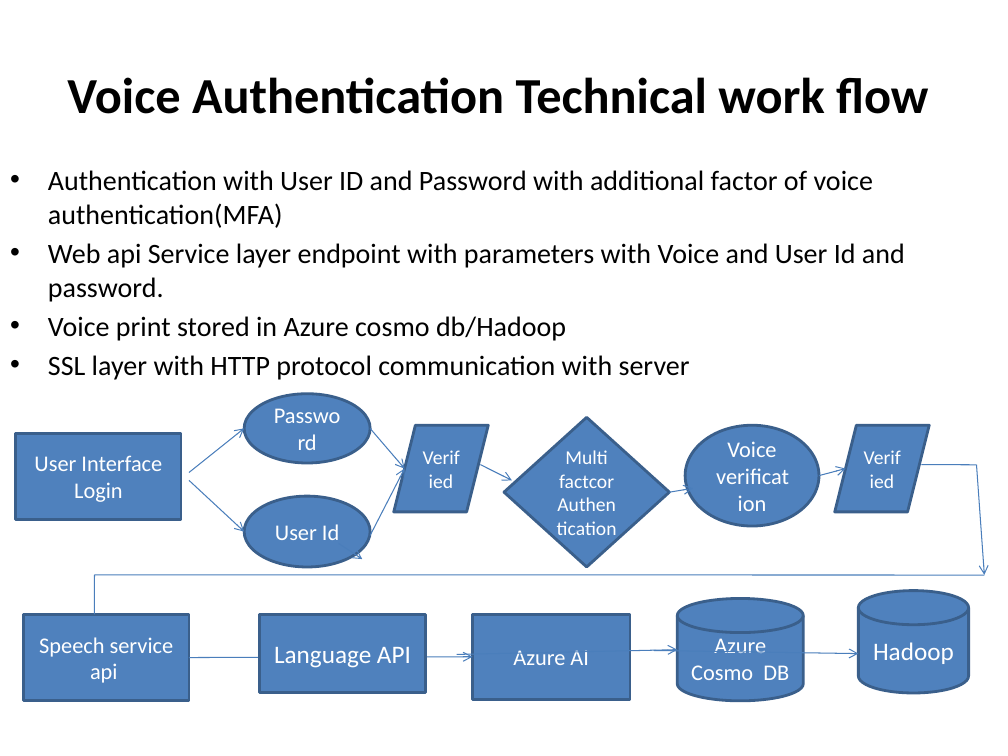
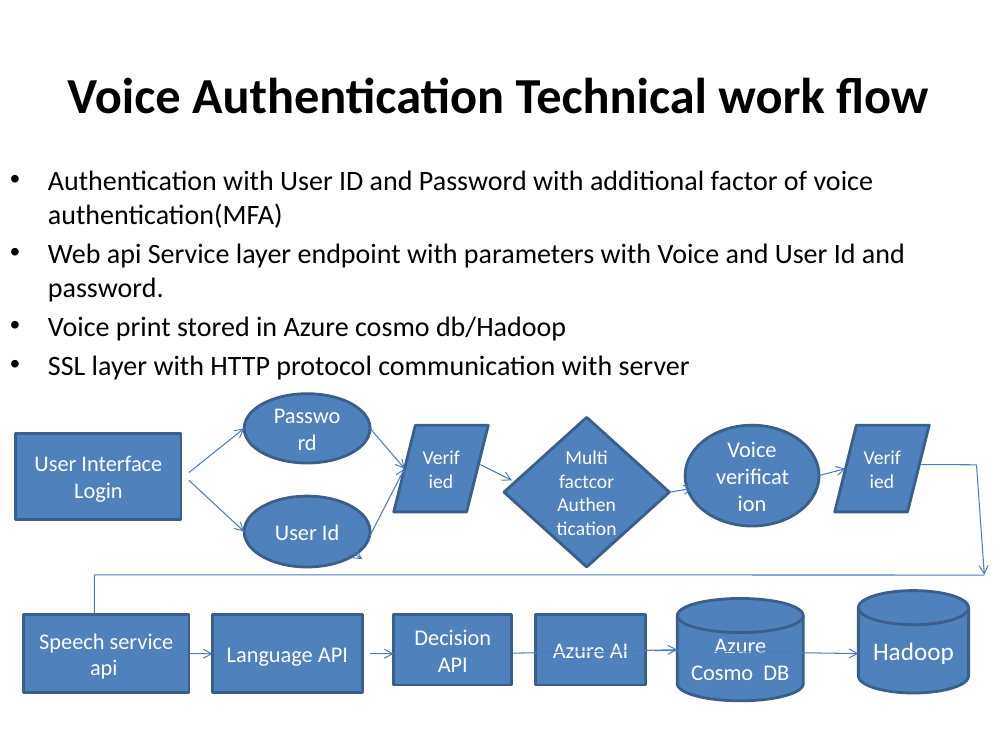
Before and after one commit to Dasharath009/VoiceAuthentication, a slide deck: slide 9 of Voice Authentication.pptx. Drawn at 1008x756 pixels with LibreOffice and Linux fonts; fonts in the diff are those of the drawing. Boxes give left, top, right and bottom in pixels: in the first picture for what was removed or moved away, otherwise in the second. Text is boxed around its words. In the diff, an @@ line names an element or a change of style, - is before the commit and + after.

Commit message:
Add files via upload
Updated with AI skills for Voice bio metric authentication

```diff
--- a/Voice Authentication.pptx
+++ b/Voice Authentication.pptx
@@ rectangle "Speech service api": place and size @@
-rectangle "Speech service api" at (23, 614, 188, 701)
+rectangle "Speech service api" at (23, 614, 188, 692)
@@ rectangle "Language API": place and size @@
-rectangle "Language API" at (260, 614, 425, 692)
+rectangle "Language API" at (213, 614, 362, 692)
@@ rectangle "Language API" at (213, 614, 362, 692): size 18 to 16 pt @@
@@ rectangle added at (394, 614, 512, 684), fill #4F81BD, outline #3A5F8C 2 pt, 16 pt, text #FFFFFF @@
+Decision API
@@ rectangle "Azure AI": place and size @@
-rectangle "Azure AI" at (473, 614, 630, 699)
+rectangle "Azure AI" at (535, 614, 645, 684)
@@ arrow added from (188, 653) to (213, 654), #4B7EBC 0.75 pt @@
@@ arrow moved from (188, 657) - (473, 657) to (370, 653) - (394, 654) @@
```
